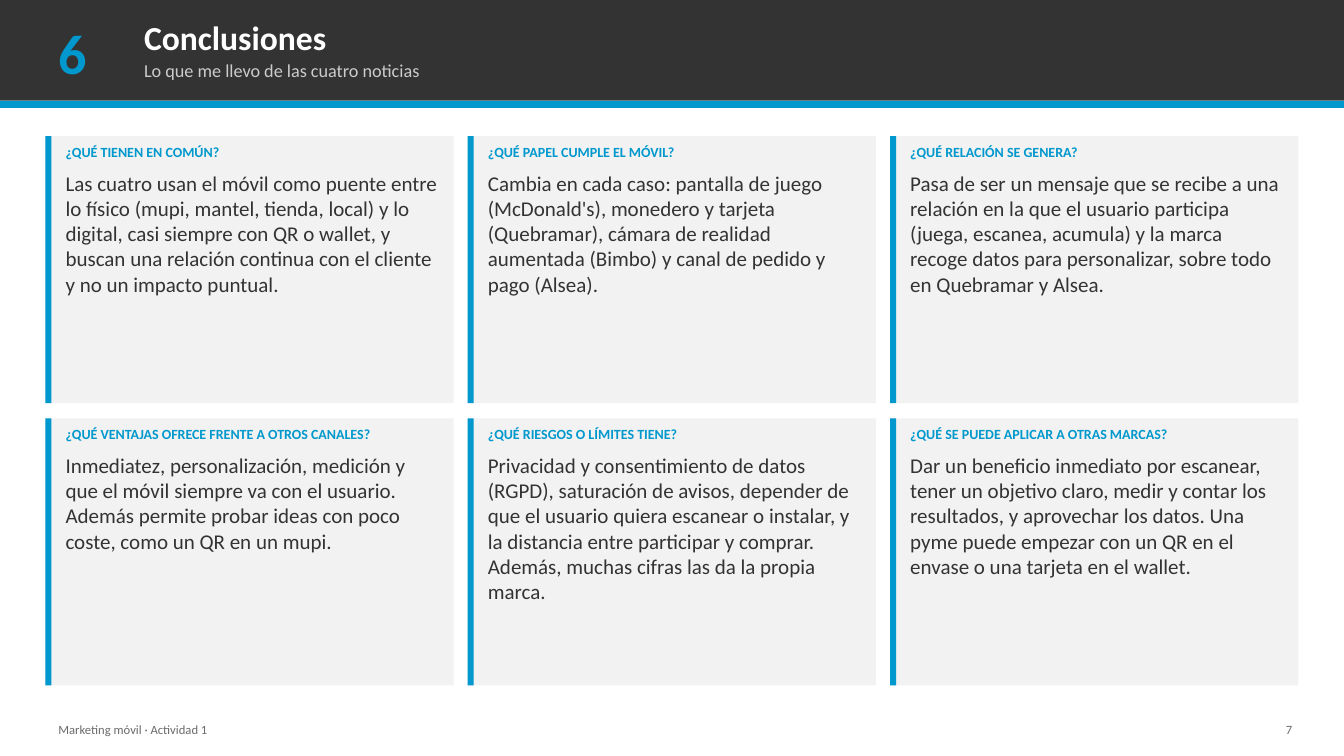
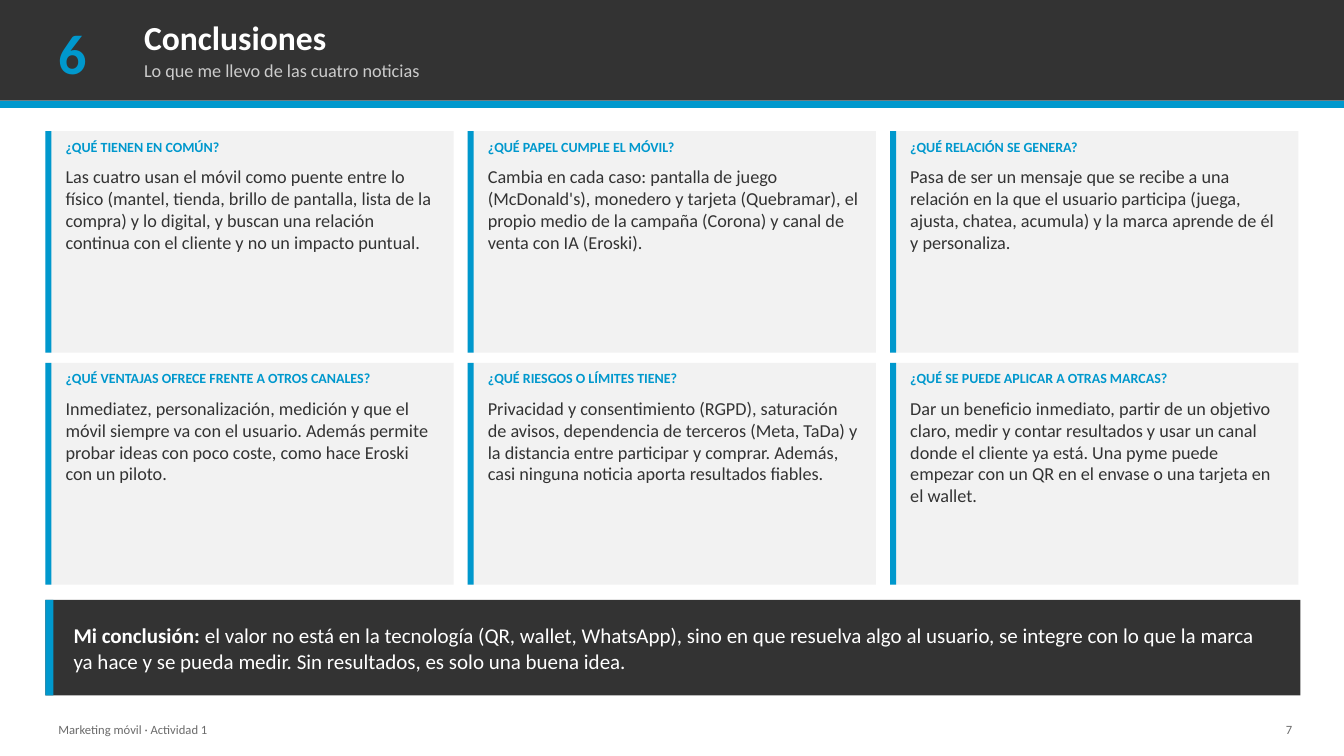
Before and after one commit to sergiiolaviina03/sergio, a slide deck: slide 7 of entrega_mkmovil/Actividad1_MarketingMovil.pptx. Drawn at 1344x756 pixels with LibreOffice and Linux fonts; fonts in the diff are those of the drawing. Boxes give left, top, right and bottom in pixels: in the first picture for what was removed or moved away, otherwise in the second. Text is boxed around its words. In the diff, an @@ line names an element or a change of style, - is before the commit and + after.

```diff
--- a/entrega_mkmovil/Actividad1_MarketingMovil.pptx
+++ b/entrega_mkmovil/Actividad1_MarketingMovil.pptx
@@ rectangle: place and size @@
-rectangle at <box>45,136,454,403</box>
+rectangle at <box>45,131,454,353</box>
@@ rectangle: place and size @@
-rectangle at <box>45,136,51,403</box>
+rectangle at <box>45,131,51,353</box>
@@ rectangle: place and size @@
-rectangle at <box>468,136,876,403</box>
+rectangle at <box>468,131,876,353</box>
@@ rectangle: place and size @@
-rectangle at <box>468,136,474,403</box>
+rectangle at <box>468,131,474,353</box>
@@ rectangle: place and size @@
-rectangle at <box>890,136,1299,403</box>
+rectangle at <box>890,131,1299,353</box>
@@ rectangle: place and size @@
-rectangle at <box>890,136,896,403</box>
+rectangle at <box>890,131,896,353</box>
@@ 3 texts: place and size @@
-3 texts at <box>66,145,1078,160</box>
+3 texts at <box>66,140,1078,155</box>
@@ text at <box>66,170,431,252</box>: text changed; size 15 to 13 pt @@
-Las cuatro usan el móvil como puente entre lo físico (mupi, mantel, tienda, local) y lo digital, casi siempre con QR o wallet, y buscan una relación continua con el cliente y no un impacto puntual.
+Las cuatro usan el móvil como puente entre lo físico (mantel, tienda, brillo de pantalla, lista de la compra) y lo digital, y buscan una relación continua con el cliente y no un impacto puntual.
@@ text at <box>488,170,858,252</box>: text changed; size 15 to 13 pt @@
-Cambia en cada caso: pantalla de juego (McDonald's), monedero y tarjeta (Quebramar), cámara de realidad aumentada (Bimbo) y canal de pedido y pago (Alsea).
+Cambia en cada caso: pantalla de juego (McDonald's), monedero y tarjeta (Quebramar), el propio medio de la campaña (Corona) y canal de venta con IA (Eroski).
@@ text at <box>910,170,1274,252</box>: text changed; size 15 to 13 pt @@
-Pasa de ser un mensaje que se recibe a una relación en la que el usuario participa (juega, escanea, acumula) y la marca recoge datos para personalizar, sobre todo en Quebramar y Alsea.
+Pasa de ser un mensaje que se recibe a una relación en la que el usuario participa (juega, ajusta, chatea, acumula) y la marca aprende de él y personaliza.
@@ rectangle: place and size @@
-rectangle at <box>45,418,454,686</box>
+rectangle at <box>45,363,454,585</box>
@@ rectangle: place and size @@
-rectangle at <box>45,418,51,686</box>
+rectangle at <box>45,363,51,585</box>
@@ rectangle: place and size @@
-rectangle at <box>468,418,876,686</box>
+rectangle at <box>468,363,876,585</box>
@@ rectangle: place and size @@
-rectangle at <box>468,418,474,686</box>
+rectangle at <box>468,363,474,585</box>
@@ rectangle: place and size @@
-rectangle at <box>890,418,1299,686</box>
+rectangle at <box>890,363,1299,585</box>
@@ rectangle: place and size @@
-rectangle at <box>890,418,896,686</box>
+rectangle at <box>890,363,896,585</box>
@@ 3 texts: place and size @@
-3 texts at <box>66,427,1167,442</box>
+3 texts at <box>66,372,1167,386</box>
@@ text at <box>66,402,428,483</box>: text changed; size 15 to 13 pt @@
-Inmediatez, personalización, medición y que el móvil siempre va con el usuario. Además permite probar ideas con poco coste, como un QR en un mupi.
+Inmediatez, personalización, medición y que el móvil siempre va con el usuario. Además permite probar ideas con poco coste, como hace Eroski con un piloto.
@@ text at <box>488,402,857,483</box>: text changed; size 15 to 13 pt @@
-Privacidad y consentimiento de datos (RGPD), saturación de avisos, depender de que el usuario quiera escanear o instalar, y la distancia entre participar y comprar. Además, muchas cifras las da la propia marca.
+Privacidad y consentimiento (RGPD), saturación de avisos, dependencia de terceros (Meta, TaDa) y la distancia entre participar y comprar. Además, casi ninguna noticia aporta resultados fiables.
@@ text at <box>910,402,1271,502</box>: text changed; size 15 to 13 pt @@
-Dar un beneficio inmediato por escanear, tener un objetivo claro, medir y contar los resultados, y aprovechar los datos. Una pyme puede empezar con un QR en el envase o una tarjeta en el wallet.
+Dar un beneficio inmediato, partir de un objetivo claro, medir y contar resultados y usar un canal donde el cliente ya está. Una pyme puede empezar con un QR en el envase o una tarjeta en el wallet.
@@ rectangle added at <box>45,600,1301,696</box>, fill #333333 @@
@@ rectangle added at <box>45,600,53,696</box>, fill #0098CD @@
@@ text added at <box>74,628,1254,673</box>, 15 pt, text #FFFFFF @@
+Mi conclusión: el valor no está en la tecnología (QR, wallet, WhatsApp), sino en que resuelva algo al usuario, se integre con lo que la marca ya hace y se pueda medir. Sin resultados, es solo una buena idea.
```
Also in this commit, not shown: 4 other slides changed, 2 slides added, 2 slides removed, 2 other files.
